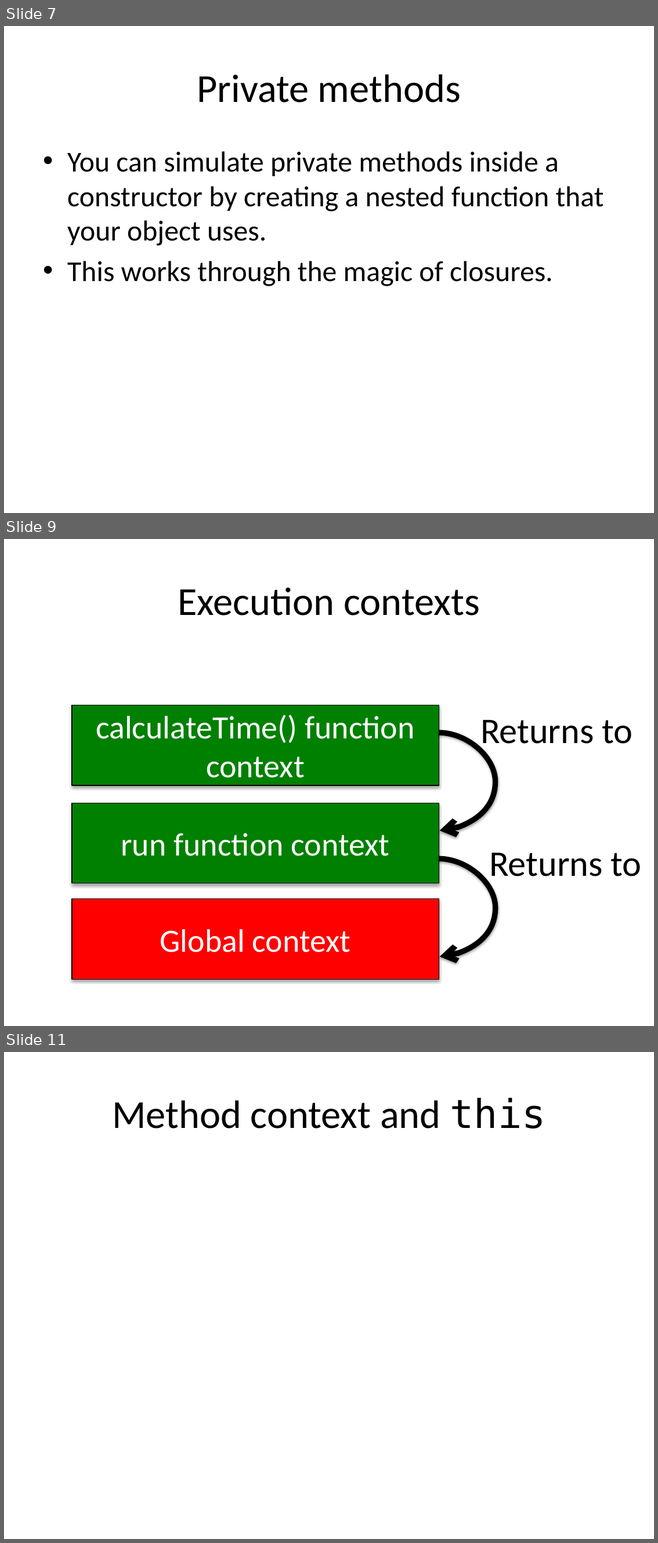
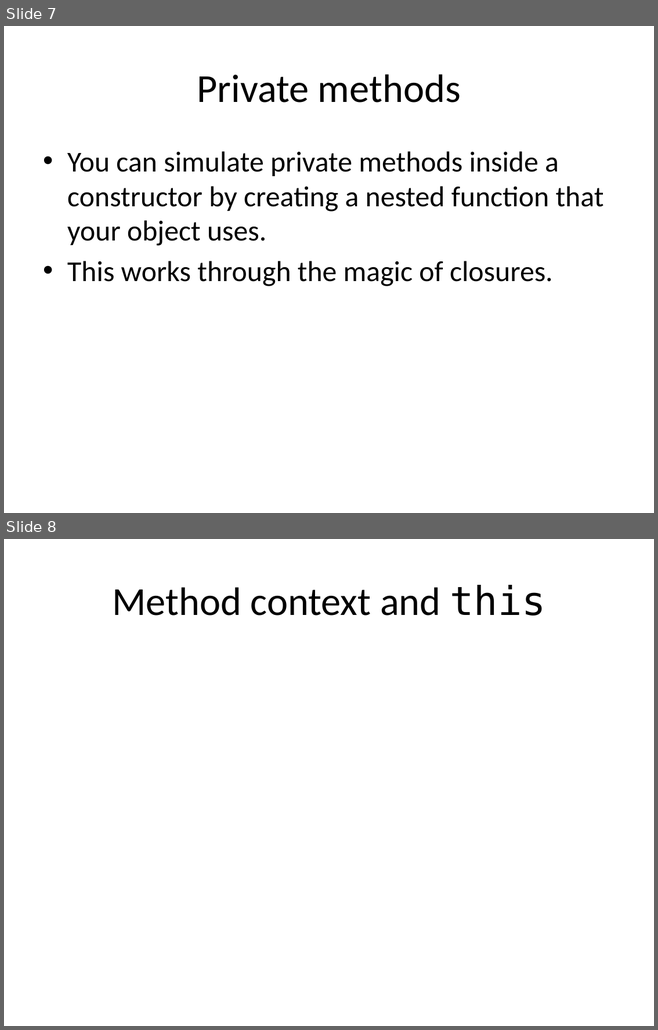
Before and after one commit to helephant/JavascriptObjects, a slide deck: javascript-objects.pptx. Shown one above the other, each under a label of ours: slides 7, 9 and 11 before the commit, slides 7 and 8 after it; the slides between them are not shown. The pictures are 658x1543 and 658x1030 pixels, drawn with LibreOffice and Linux fonts; fonts in the diff are those of the drawing. Boxes give left, top, right and bottom in pixels: in the first picture for what was removed or moved away, otherwise in the second. Text is boxed around its words. In the diff, an @@ line names an element or a change of style, - is before the commit and + after.

```diff
--- a/javascript-objects.pptx
+++ b/javascript-objects.pptx
@@ slide 9 removed at bbox=[4, 539, 654, 1026], background #FFFFFF @@
@@ title removed at bbox=[178, 587, 480, 616] @@
-Execution contexts
@@ rectangle removed at bbox=[72, 705, 438, 786] @@
-calculateTime() function context
@@ text removed at bbox=[480, 720, 632, 752] @@
-Returns to
@@ curved arrow removed from (438, 733) to (439, 831) @@
@@ rectangle removed at bbox=[72, 803, 438, 884] @@
-run function context
@@ curved arrow removed from (438, 859) to (439, 957) @@
@@ text removed at bbox=[489, 853, 641, 885] @@
-Returns to
@@ rectangle removed at bbox=[72, 899, 438, 979] @@
-Global context
@@ what was slide 11 is now slide 8 @@
```
Also in this commit, not shown: 2 slides added, 4 other slides removed.
